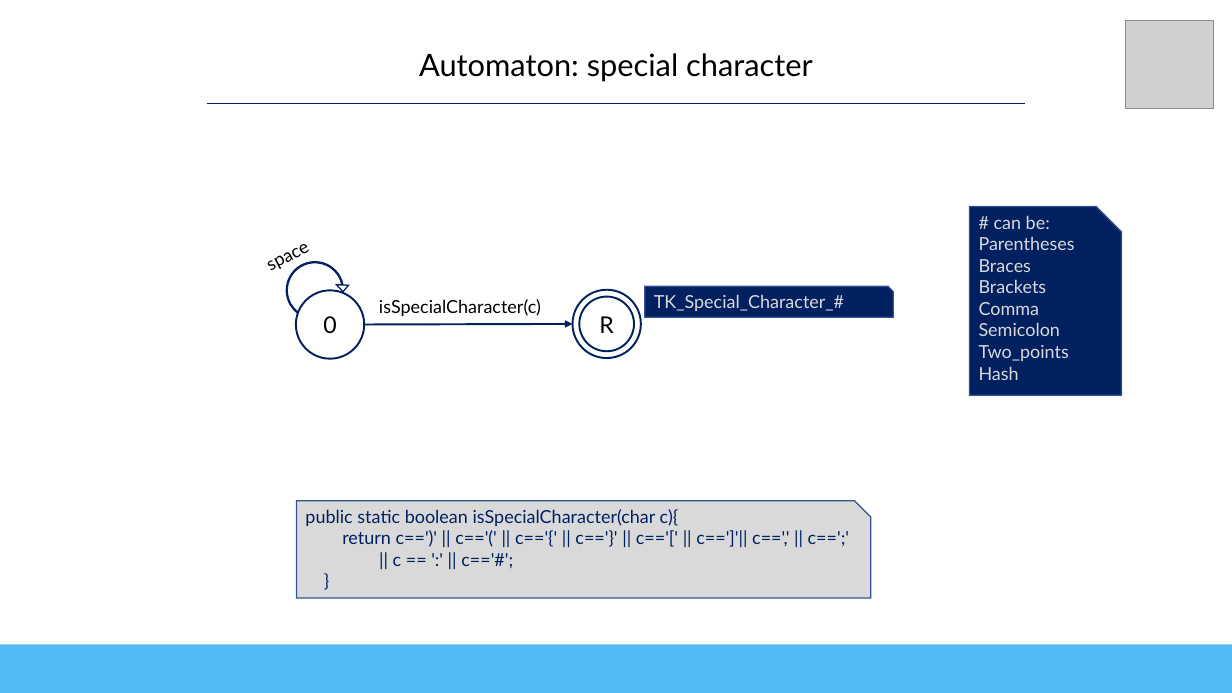
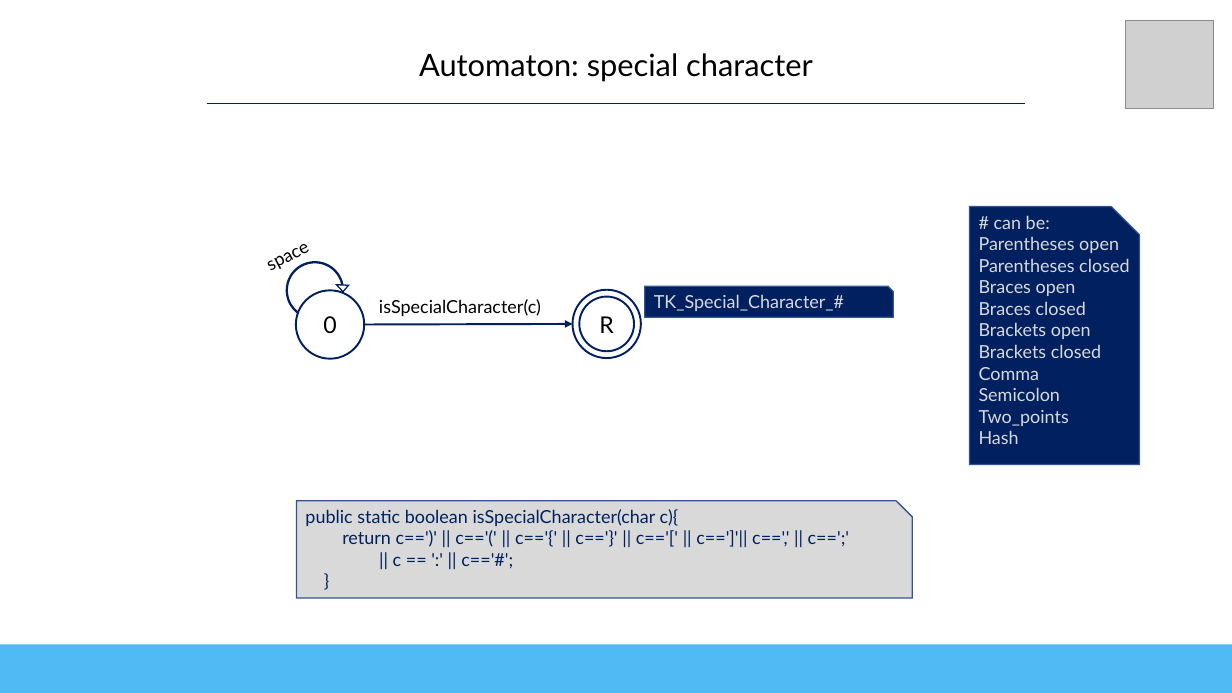
Before and after one commit to karo-txs/Pavo, a slide deck: slide 7 of docs/PavoAutomatons.pptx. Drawn at 1232x693 pixels with LibreOffice and Linux fonts; fonts in the diff are those of the drawing; grey boxes stand for pictures. Boxes give left, top, right and bottom in pixels: in the first picture for what was removed or moved away, otherwise in the second. Text is boxed around its words. In the diff, an @@ line names an element or a change of style, - is before the commit and + after.

```diff
--- a/docs/PavoAutomatons.pptx
+++ b/docs/PavoAutomatons.pptx
@@ snip rect resized from (x1=970, y1=207, x2=1122, y2=396) to (x1=970, y1=207, x2=1140, y2=465) @@
@@ text at (x1=979, y1=236, x2=1129, y2=358): text changed @@
-Parentheses
-Braces
-Brackets
+Parentheses open
+Parentheses closed
+Braces open
+Braces closed
+Brackets open
+Brackets closed
@@ snip rect resized from (x1=297, y1=501, x2=872, y2=598) to (x1=297, y1=501, x2=913, y2=598) @@
```
Also in this commit, not shown: 2 other slides changed, 6 other files.
